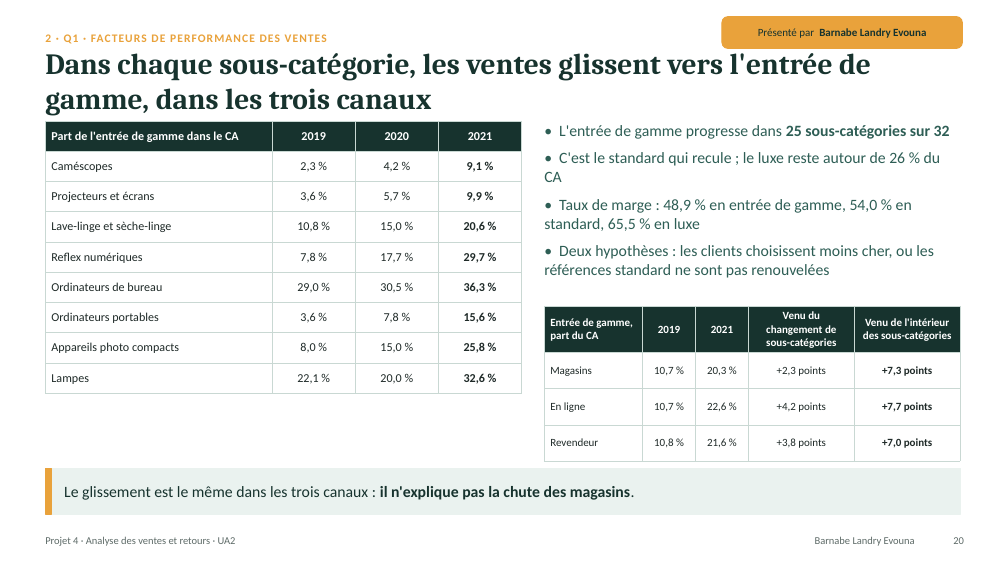
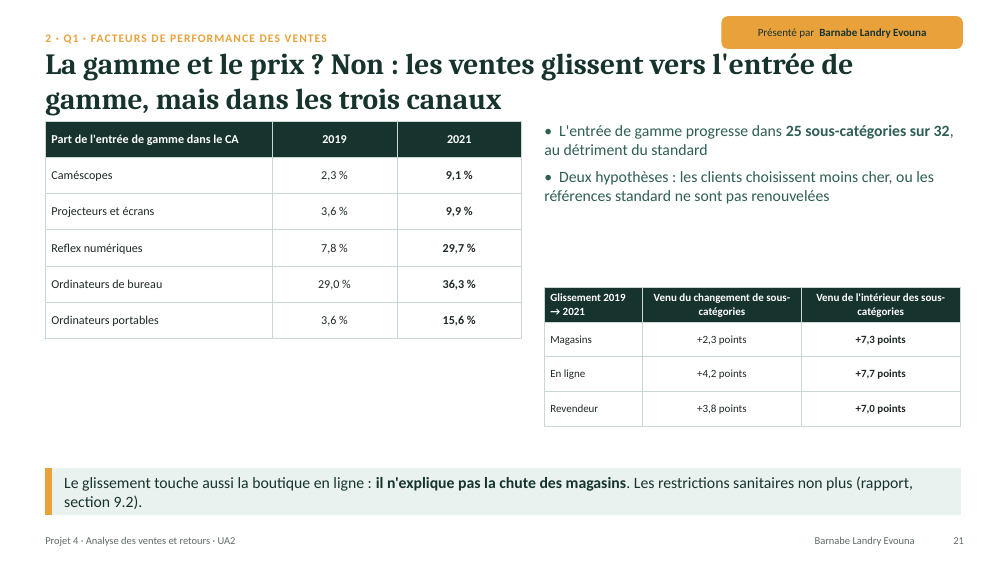
Before and after one commit to lezoul/projet4-contoso, a slide deck: slide 21 of reports/presentations/UA2_presentation_L3_L4.pptx (slide 20 before the commit). Drawn at 1008x567 pixels with LibreOffice and Linux fonts; fonts in the diff are those of the drawing. Boxes give left, top, right and bottom in pixels: in the first picture for what was removed or moved away, otherwise in the second. Text is boxed around its words. In the diff, an @@ line names an element or a change of style, - is before the commit and + after.

Commit message:
UA2 : Q1 allégée (grille sans verdicts, slides entreprise et canaux séparées, catégories et gamme simplifiées)

```diff
--- a/reports/presentations/UA2_presentation_L3_L4.pptx
+++ b/reports/presentations/UA2_presentation_L3_L4.pptx
@@ text at (45,46,854,116): text changed @@
-Dans chaque sous-catégorie, les ventes glissent vers l'entrée de gamme, dans les trois canaux
+La gamme et le prix ? Non : les ventes glissent vers l'entrée de gamme, mais dans les trois canaux
@@ table at (45,121,522,339) @@
-Part de l'entrée de gamme dans le CA | 2019 | 2020 | 2021
-Caméscopes | 2,3 % | 4,2 % | 9,1 %
-Projecteurs et écrans | 3,6 % | 5,7 % | 9,9 %
-Lave-linge et sèche-linge | 10,8 % | 15,0 % | 20,6 %
-Reflex numériques | 7,8 % | 17,7 % | 29,7 %
-Ordinateurs de bureau | 29,0 % | 30,5 % | 36,3 %
-Ordinateurs portables | 3,6 % | 7,8 % | 15,6 %
-Appareils photo compacts | 8,0 % | 15,0 % | 25,8 %
-Lampes | 22,1 % | 20,0 % | 32,6 %
+Part de l'entrée de gamme dans le CA | 2019 | 2021
+Caméscopes | 2,3 % | 9,1 %
+Projecteurs et écrans | 3,6 % | 9,9 %
+Reflex numériques | 7,8 % | 29,7 %
+Ordinateurs de bureau | 29,0 % | 36,3 %
+Ordinateurs portables | 3,6 % | 15,6 %
@@ text at (544,125,954,155): text changed @@
-• L'entrée de gamme progresse dans 25 sous-catégories sur 32
-• C'est le standard qui recule ; le luxe reste autour de 26 % du CA
-• Taux de marge : 48,9 % en entrée de gamme, 54,0 % en standard, 65,5 % en luxe
+• L'entrée de gamme progresse dans 25 sous-catégories sur 32, au détriment du standard
@@ table at (544,287,960,426) @@
-column 1: Entrée de gamme, part du CA | Magasins | En ligne | Revendeur
-column 2: 2019 | 10,7 % | 10,7 % | 10,8 %
-column 3: 2021 | 20,3 % | 22,6 % | 21,6 %
+column 1: Glissement 2019 → 2021 | Magasins | En ligne | Revendeur
@@ table: place and size @@
-table at (544,306,960,452)
+table at (544,287,960,426)
@@ text at (64,476,913,509): text changed @@
-Le glissement est le même dans les trois canaux : il n'explique pas la chute des magasins.
+Le glissement touche aussi la boutique en ligne : il n'explique pas la chute des magasins. Les restrictions sanitaires non plus (rapport, section 9.2).
@@ text at (953,537,964,544): text changed @@
-20
+21
```
Also in this commit, not shown: 8 other slides changed.
